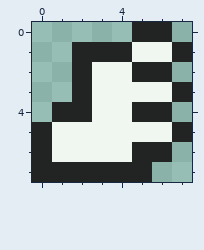
File history of a pixel-art file, raw/graphics/ui/icons/conditions/move_up.aseprite. That is the earlier state.
8x8 pixels, 1 frame.
And afterwards:
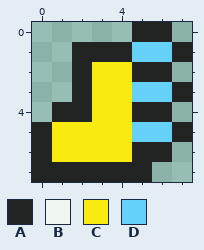
Palette (. is transparent): A #222323  B #f0f6f0  C #f9eb0f  D #65d1f8
The edit:
Layer "Layer 1":
y 1: x 5..6 BB -> DD
y 2: x 3..4 BB -> CC
y 3: x 3..6 BBBB -> CCDD
y 4: x 3..4 BB -> CC
y 5: x 1..6 BBBBBB -> CCCCDD
y 6: x 1..4 BBBB -> CCCC
